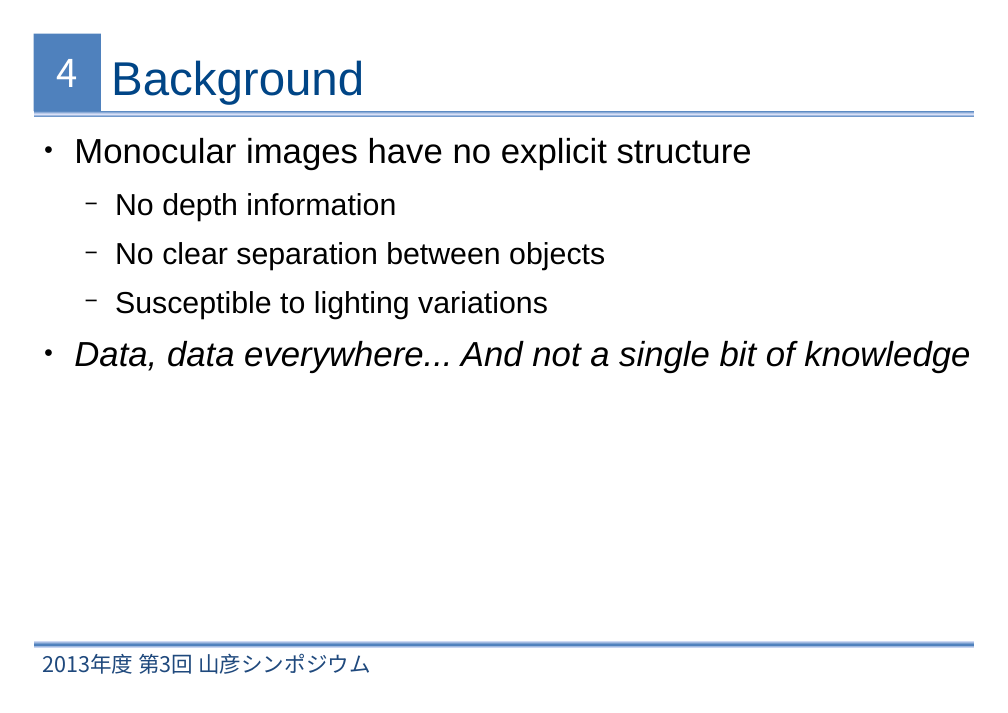
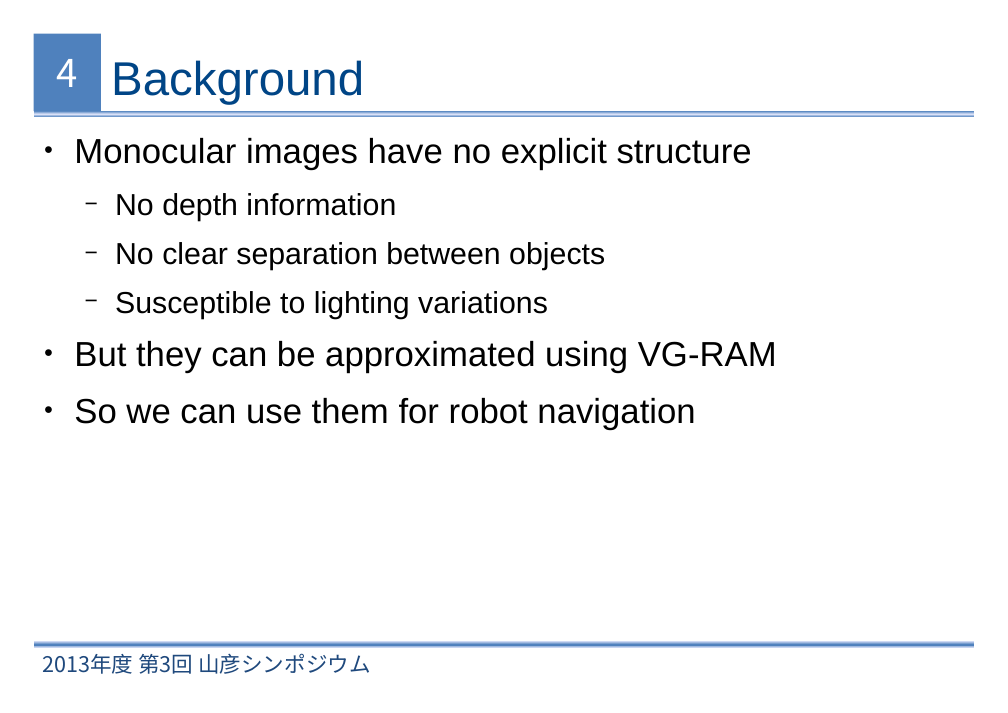
Before and after one commit to xperroni/Yamabiko, a slide deck: slide 4 of 2013-3/Presentation/Monocular Estimation of Spatial Displacement.odp. Drawn at 1008x713 pixels with LibreOffice and Linux fonts; fonts in the diff are those of the drawing; background and template pictures are left out. Boxes give left, top, right and bottom in pixels: in the first picture for what was removed or moved away, otherwise in the second. Text is boxed around its words. In the diff, an @@ line names an element or a change of style, - is before the commit and + after.

```diff
--- a/2013-3/Presentation/Monocular Estimation of Spatial Displacement.odp
+++ b/2013-3/Presentation/Monocular Estimation of Spatial Displacement.odp
@@ text at (74,341,777,430): text changed; italic off @@
-● Data, data everywhere... And not a single bit of knowledge
+● But they can be approximated using VG-RAM
+● So we can use them for robot navigation
```
Also in this commit, not shown: 2 other slides changed, 2 slides removed, 1 other file.
